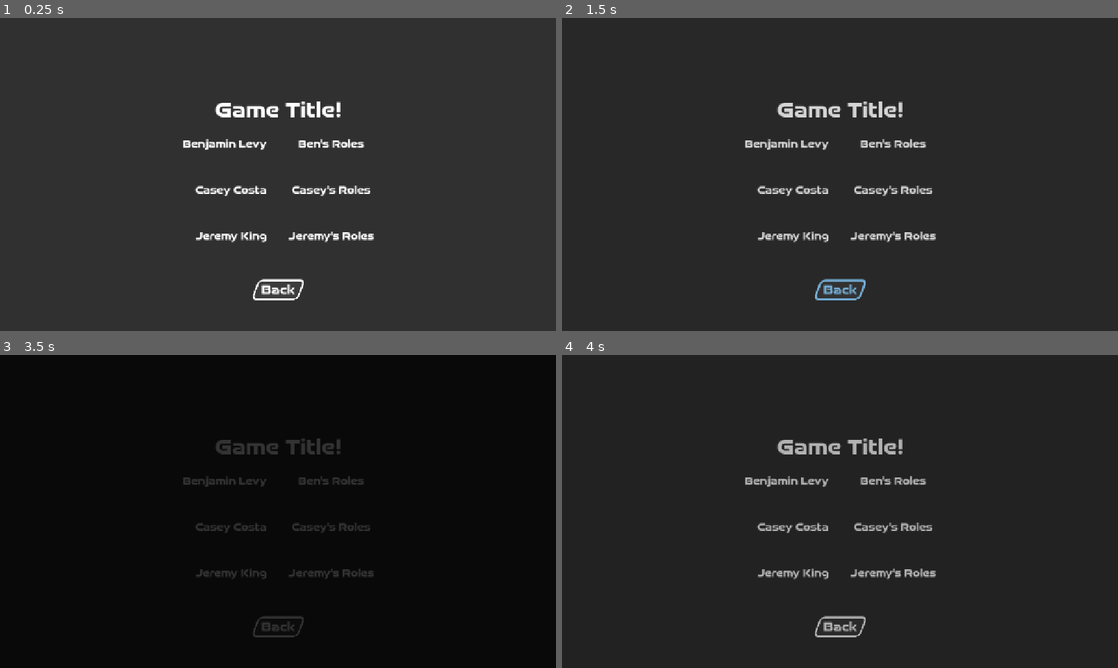
Above: before the commit, frames 1-4 (two rows, left to right).
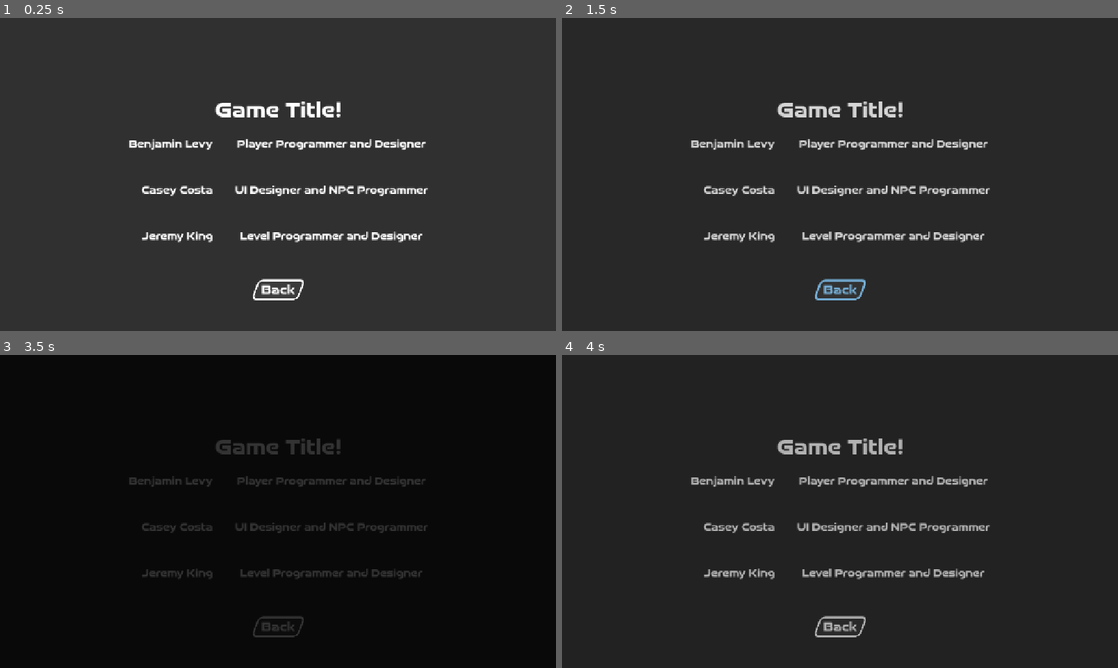
Above: after the commit, the same moments.

Repository: cjpugs/GMTK-Jam-25
Game: Godot game, scene res://scenes/user-interface/credits.tscn
Two runs of this game, one before a commit and one after it. Both use one fixed random seed, a clock stepped at 60 frames per second and the inputs below. This scene is started directly instead of the project's main scene.
Inputs (mouse positions are in pixels of both pictures, inside the frame that each line leads up to):
- Up to frame 1 (0.25 s): no input
- Up to frame 2 (1.5 s): tap Enter at 0.5 s; move the mouse to (962, 158) at 0.52 s; hold Right (move_right) 0.53-1.25 s; click (962, 158) at 0.6 s; click "Back" at 1.25 s
- Up to frame 3 (3.5 s): move the mouse to (166, 527) at 2.02 s; hold Down (move_back) 2.03-2.75 s; click (166, 527) at 2.1 s; click "Credits" at 2.75 s
- Up to frame 4 (4 s): move the mouse to (895, 442) at 3.52 s; hold Right (move_right) from 3.53 s (still down); click (895, 442) at 3.6 s

The runs differ from the first frame. In frame 1, 2.8% of the frame differs, in the area x 23-77%, y 38-72%; in frame 2, 2.7%; in frame 3, 1.4%; in frame 4, 2.6%.

Commit message:
tentatively put down roles?

Diff:
--- a/scenes/user-interface/credits.tscn
+++ b/scenes/user-interface/credits.tscn
@@ -77,7 +77,7 @@
 [node name="BenRole" type="Label" parent="CanvasPanel/GridContainer"]
 layout_mode = 2
 mouse_filter = 0
-text = "Ben's Roles"
+text = "Player Programmer and Designer"
 label_settings = SubResource("LabelSettings_hbayo")
 horizontal_alignment = 1
 
@@ -91,7 +91,7 @@
 [node name="CaseyRole" type="Label" parent="CanvasPanel/GridContainer"]
 layout_mode = 2
 mouse_filter = 0
-text = "Casey's Roles"
+text = "UI Designer and NPC Programmer"
 label_settings = SubResource("LabelSettings_hbayo")
 horizontal_alignment = 1
 
@@ -105,7 +105,7 @@
 [node name="JeremyRole" type="Label" parent="CanvasPanel/GridContainer"]
 layout_mode = 2
 mouse_filter = 0
-text = "Jeremy's Roles"
+text = "Level Programmer and Designer"
 label_settings = SubResource("LabelSettings_hbayo")
 horizontal_alignment = 1
 
